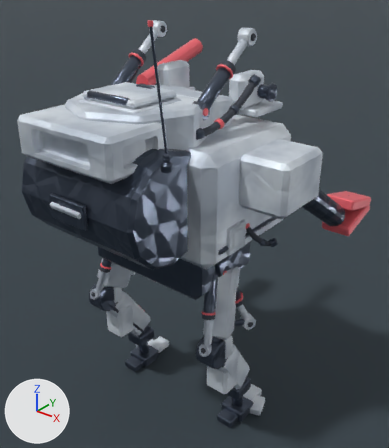
What one commit did to the Blender file content/source-art/atlas-crane-mech-v2.blend.
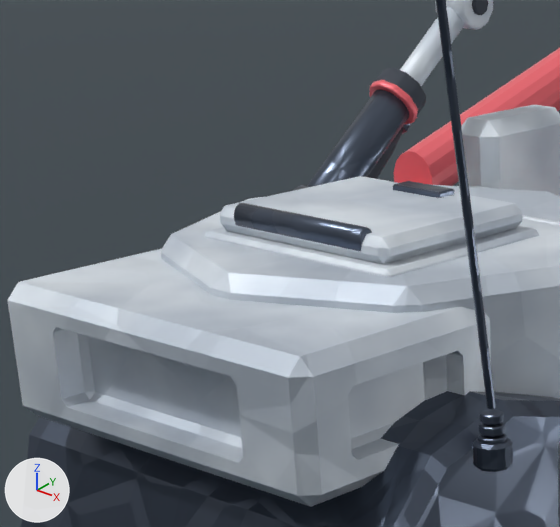
The first picture shows the older version from a 50 mm lens placed at (2.25, -2.58, 3.2), pointed at (0.07, 0.14, 1.51). The close-ups show the older and then the newer version on the part from 4% to 48% of the width and 6% to 43% of the height of that picture. Only the edits that show in the close-ups are written down. Arrows for +X, +Y and +Z are at lower left; the lights stay in place.

In view in the first close-up: 'AtlasCraneMechArmor_AccessHatch_CoamingRim', 'AtlasCraneMechArmor_AccessHatch_HatchPlate', 'AtlasCraneMechArmor_AccessHatch_HingeBar', 'AtlasCraneMechArmor_DorsalReactorDrum', 'AtlasCraneMechArmor_TrunnionBracket_CheekBlock_L', 'AtlasCraneMechJoint_ShoulderCraneJib', 'AtlasCraneMechSensor_WhipAntenna_Mast', 'AtlasCraneMechTurret_BaseShell', 'AtlasCraneMechTurret_BoomLiftCylinder_L_InnerRamRod', 'AtlasCraneMechTurret_BoomLiftCylinder_L_OuterBarrel', 'AtlasCraneMechTurret_RearBustle', 'PreviewFloor' and 13 more.
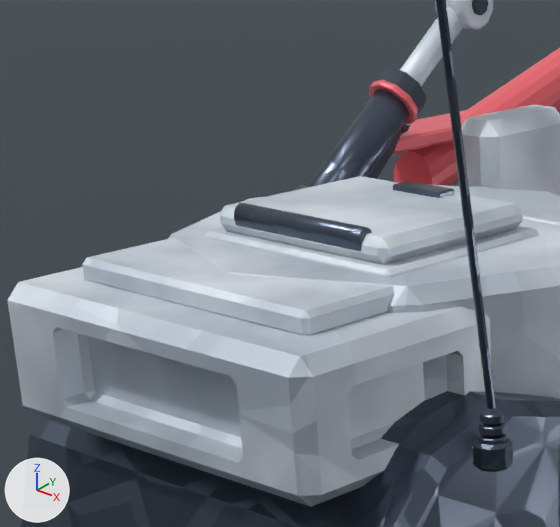
Boxes [x1, y1, x2, y2] around the edits, measured in the close-ups (560 x 527 px):
'AtlasCraneMechArmor_BustleShield', added: after [82, 237, 394, 335]
'AtlasCraneMechWarning_BoomTrim', added (red): after [392, 110, 467, 154]

What changed in the scene script:
```text
Add me_atlascranemechwarning_boomtrim_mesh:
    me_atlascranemechwarning_boomtrim_mesh.from_pydata(...)  # 24 vertices, 44 faces; spans x -0.61..-0.47, y 0.16..0.6, z 2.657..2.689
    me_atlascranemechwarning_boomtrim_mesh.materials.append(mat_atlascranemech_warning)  # red #f66c76
Add me_atlascranemecharmor_bustleshield_mesh:
    me_atlascranemecharmor_bustleshield_mesh.from_pydata(...)  # 24 vertices, 44 faces; spans x -0.28..0.28, y -0.803..-0.563, z 2.462..2.507
    me_atlascranemecharmor_bustleshield_mesh.materials.append(mat_atlascranemech_lightarmor)
Add ob_atlascranemechwarning_boomtrim:
    ob_atlascranemechwarning_boomtrim = bpy.data.objects.new('AtlasCraneMechWarning_BoomTrim', me_atlascranemechwarning_boomtrim_mesh)
    ob_atlascranemechwarning_boomtrim.location = (0.0, 0.0, -0.165)
Add ob_atlascranemecharmor_bustleshield:
    ob_atlascranemecharmor_bustleshield = bpy.data.objects.new('AtlasCraneMechArmor_BustleShield', me_atlascranemecharmor_bustleshield_mesh)
    ob_atlascranemecharmor_bustleshield.location = (0.0, 0.0, -0.025)
```
